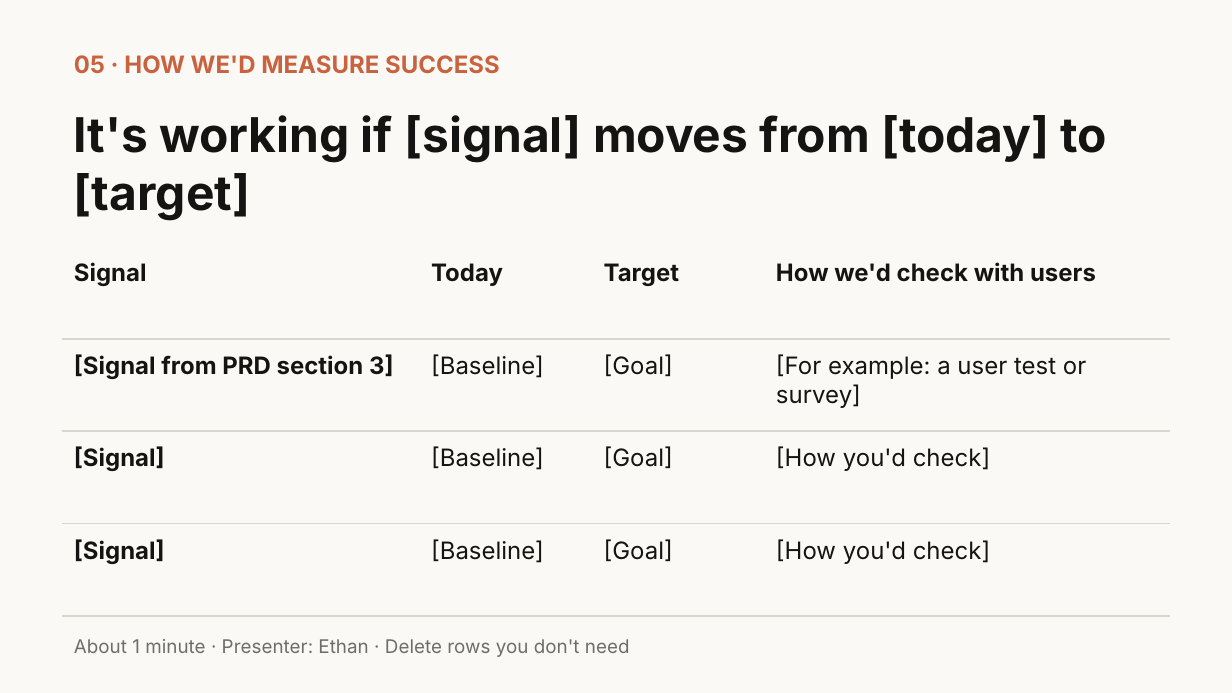
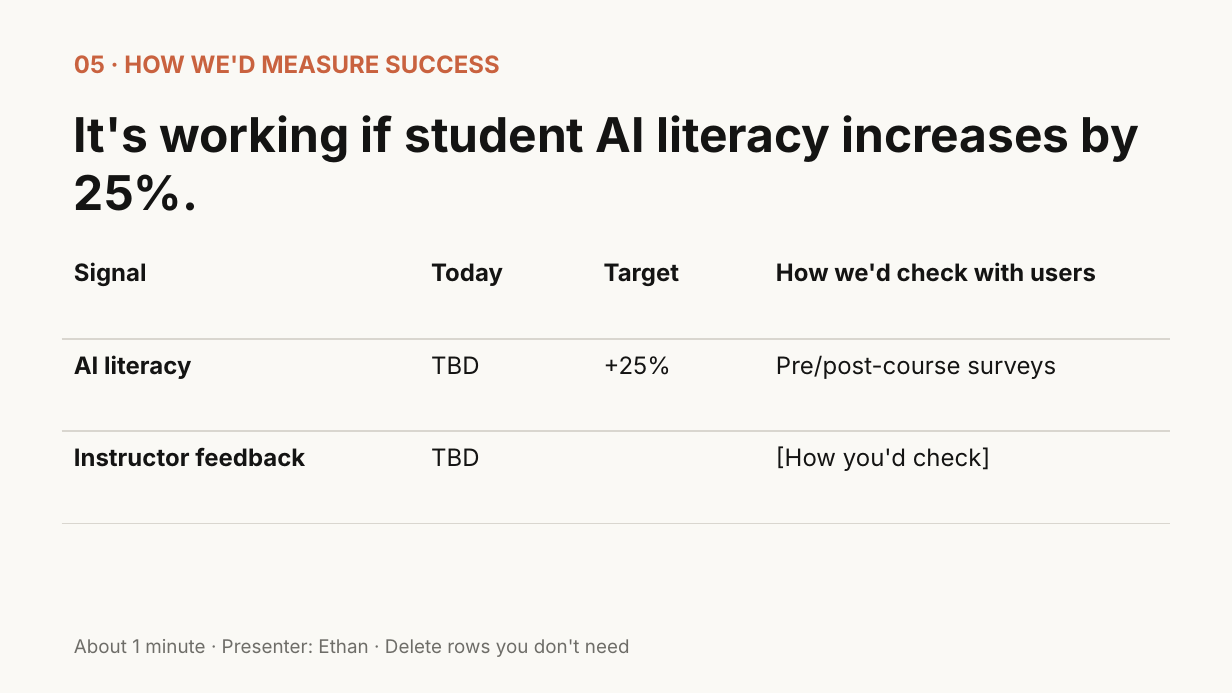
Before and after one commit to ewhites/basecamp-cc-YUU-AI-MVP, a slide deck: slide 7 of docs/basecamp-discovery/Panel presentation - Day 5.pptx. Drawn at 1232x693 pixels with LibreOffice and Linux fonts; fonts in the diff are those of the drawing. Boxes give left, top, right and bottom in pixels: in the first picture for what was removed or moved away, otherwise in the second. Text is boxed around its words. In the diff, an @@ line names an element or a change of style, - is before the commit and + after.

```diff
--- a/docs/basecamp-discovery/Panel presentation - Day 5.pptx
+++ b/docs/basecamp-discovery/Panel presentation - Day 5.pptx
@@ text at (74,115,1139,211): text changed @@
-It's working if [signal] moves from [today] to [target]
+It's working if student AI literacy increases by 25%.
@@ table at (62,246,1170,524) @@
-row 2: [Signal from PRD section 3] | [Baseline] | [Goal] | [For example: a user test or survey]
-row 3: [Signal] | [Baseline] | [Goal] | [How you'd check]
-row 4: [Signal] | [Baseline] | [Goal] | [How you'd check]
+row 2: AI literacy | TBD | +25% | Pre/post-course surveys
+row 3: Instructor feedback | TBD |  | [How you'd check]
```
Also in this commit, not shown: 3 other slides changed.
